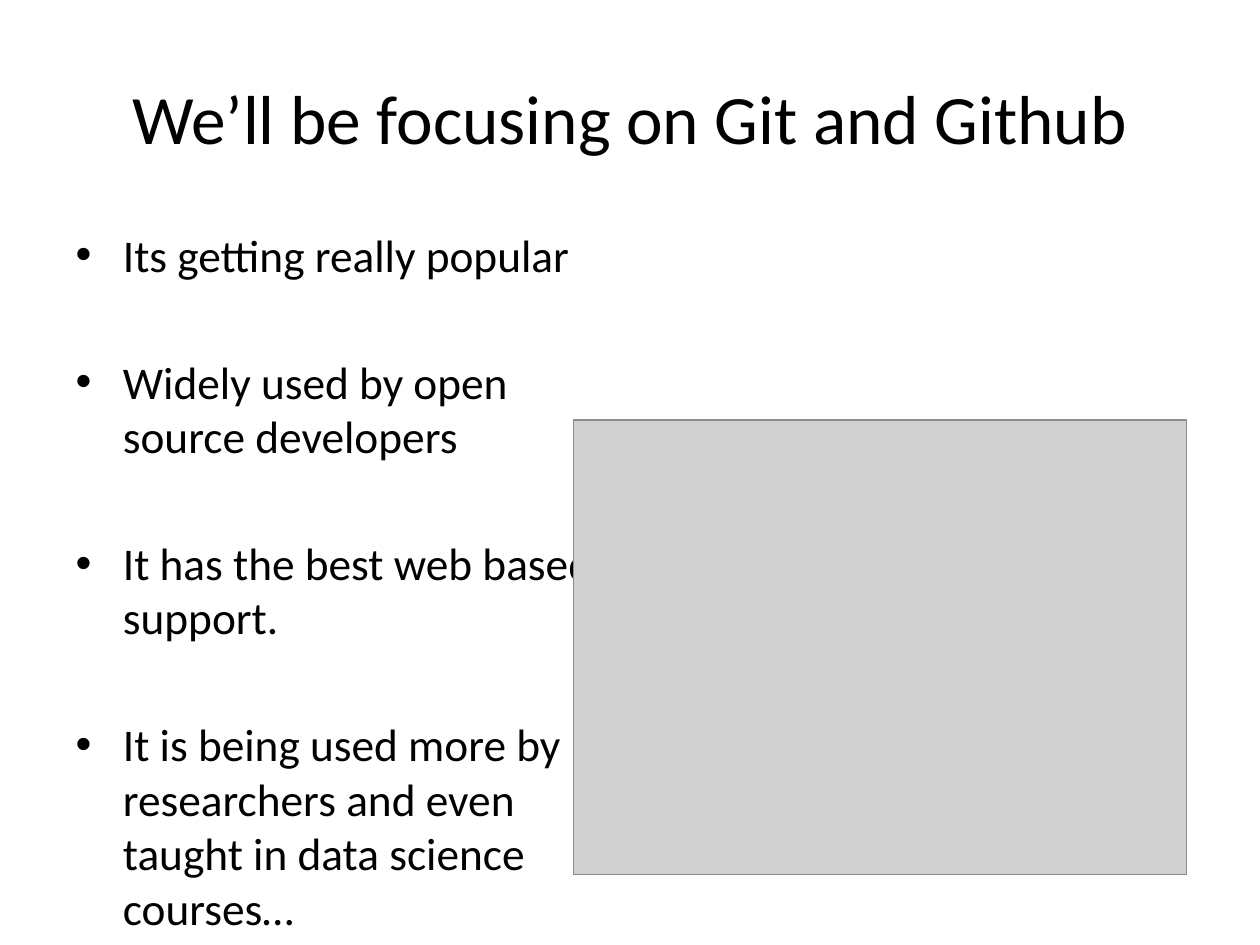
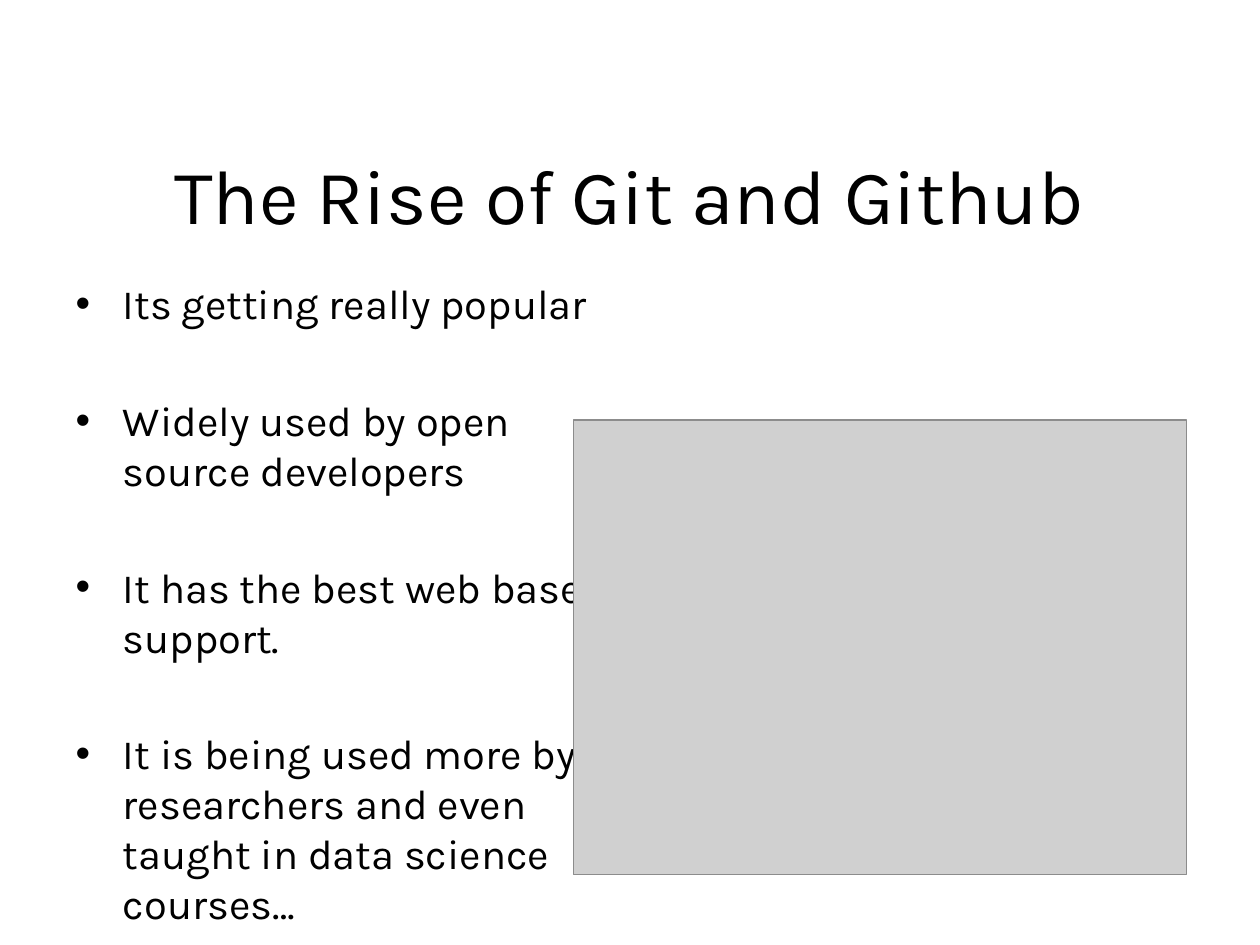
Before and after one commit to psu-libraries/github_workshop, a slide deck: slide 9 of github_workshop_slides.pptx (slide 10 before the commit). Drawn at 1260x945 pixels with LibreOffice and Linux fonts; fonts in the diff are those of the drawing; grey boxes stand for pictures; background and template pictures are left out. Boxes give left, top, right and bottom in pixels: in the first picture for what was removed or moved away, otherwise in the second. Text is boxed around its words. In the diff, an @@ line names an element or a change of style, - is before the commit and + after.

```diff
--- a/github_workshop_slides.pptx
+++ b/github_workshop_slides.pptx
@@ title at (174, 171, 1084, 225): text changed; size 39.6 to 44 pt; font Calibri to Karla @@
-We’ll be focusing on Git and Github
+The Rise of Git and Github
@@ text "Its getting really popular": place and size @@
-text "Its getting really popular" at (123, 240, 592, 926)
+text "Its getting really popular" at (123, 290, 606, 920)
@@ text "Its getting really popular" at (123, 290, 606, 920): size 25.9 to 23.8 pt, font Calibri to Karla @@
```
Also in this commit, not shown: 12 other slides changed, 1 slide added, 4 slides removed.
